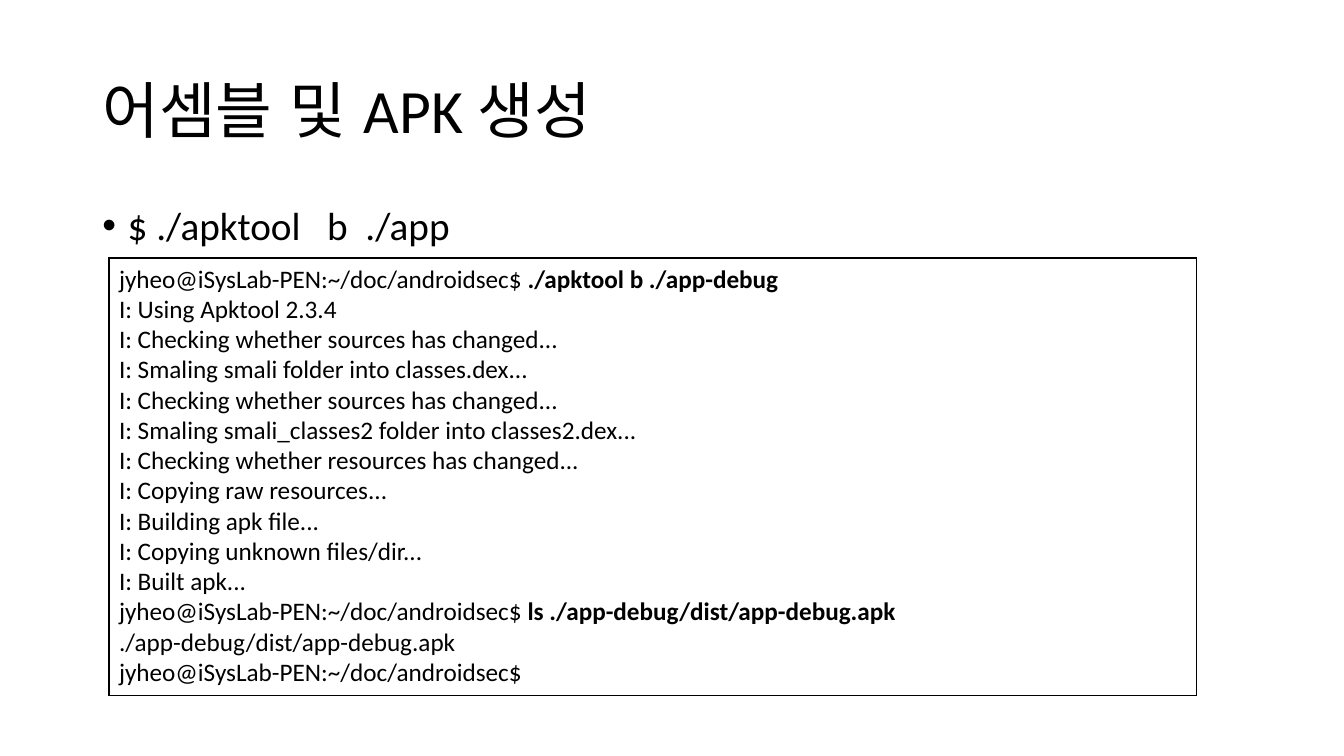
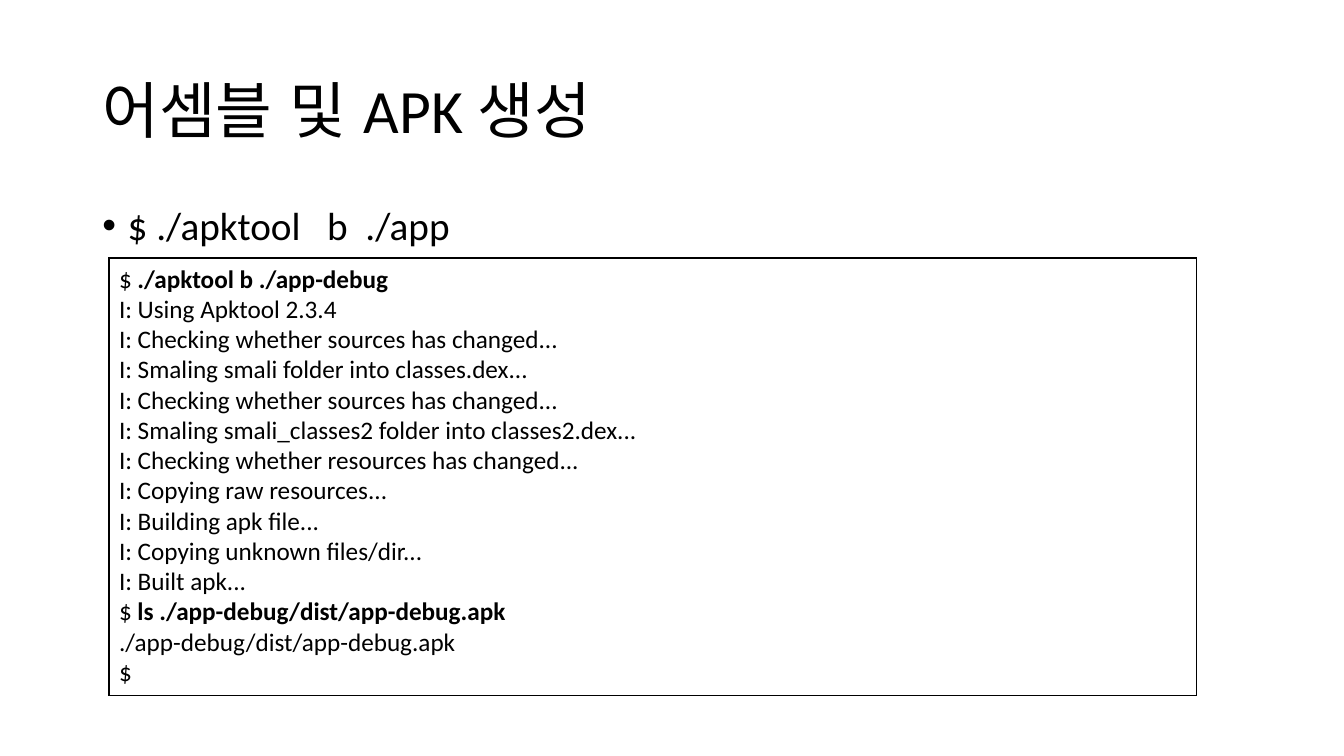
Before and after one commit to jyheo/jyheo.github.io, a slide deck: slide 13 of androidsec/안드로이드 역공학.pptx. Drawn at 1344x756 pixels with LibreOffice and Linux fonts; fonts in the diff are those of the drawing. Boxes give left, top, right and bottom in pixels: in the first picture for what was removed or moved away, otherwise in the second. Text is boxed around its words. In the diff, an @@ line names an element or a change of style, - is before the commit and + after.

```diff
--- a/androidsec/안드로이드 역공학.pptx
+++ b/androidsec/안드로이드 역공학.pptx
@@ text in rectangle at bbox=[137, 270, 388, 293]: text changed; bold on @@
-jyheo@iSysLab-PEN:~/doc/androidsec$ ./apktool b ./app-debug
+$ ./apktool b ./app-debug
@@ text in rectangle at bbox=[137, 602, 505, 625]: text changed; bold on @@
-jyheo@iSysLab-PEN:~/doc/androidsec$ ls ./app-debug/dist/app-debug.apk
+$ ls ./app-debug/dist/app-debug.apk
@@ text in rectangle at bbox=[119, 663, 522, 686]: text changed @@
-jyheo@iSysLab-PEN:~/doc/androidsec$
+$
```
Also in this commit, not shown: 5 other slides changed, 6 other files.
